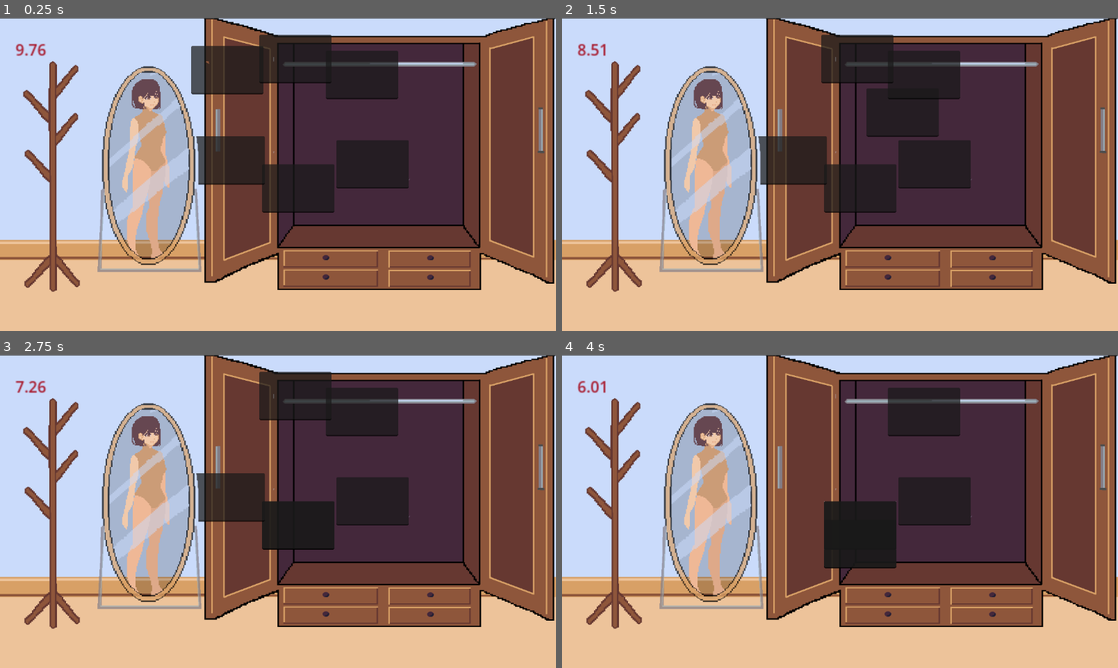
Above: before the commit, frames 1-4 (two rows, left to right).
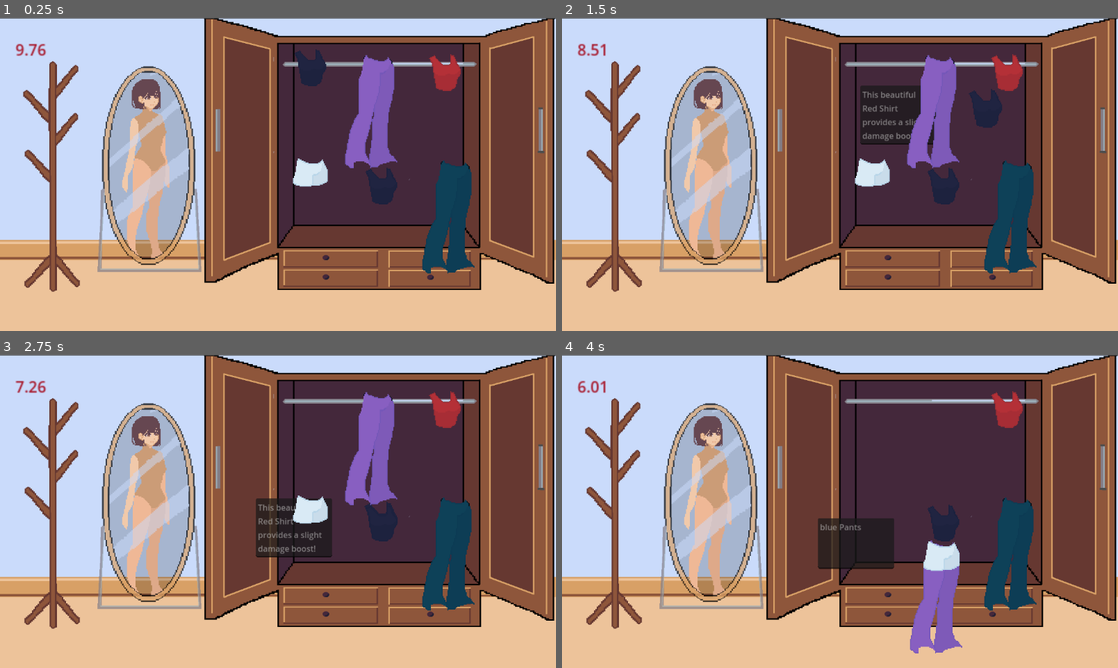
Above: after the commit, the same moments.

Repository: tyler-ross26/Dress-To-Aggress
Game: Godot game, scene res://Scenes/DressUp.tscn
The game is run twice, just before and just after one commit, with the same random seed, the same clock (stepped at 60 frames per second) and the same inputs.
Inputs (mouse positions are in pixels of both pictures, inside the frame that each line leads up to):
- Up to frame 1 (0.25 s): no input
- Up to frame 2 (1.5 s): tap Enter at 0.5 s; drag from (873, 102) to (1006, 105) at 0.52 s; tap Space (Space) at 1.25 s; drag from (1006, 105) to (945, 221) at 1.27 s
- Up to frame 3 (2.75 s): tap Enter at 2 s; hold S (Key_S) from 2.03 s (still down); click (383, 558) at 2.17 s
- Up to frame 4 (4 s): release S (Key_S) at 2.75 s; tap Space (Space) at 2.75 s; drag from (940, 408) to (945, 558) at 2.77 s; tap Enter at 3.5 s; drag from (878, 511) to (945, 558) at 3.52 s

The runs differ from the first frame. In frame 1, 15% of the frame differs, in the area x 34-86%, y 5-82%; in frame 2, 14%; in frame 3, 12%; in frame 4, 10%.
Error before the commit: Parse Error: Could not parse global class "Wearable" from "res://Scripts/Wearable.gd". (res://Scenes/object.gd:12)

Commit message:
Small Fix

Diff:
--- a/Scripts/Wearable.gd
+++ b/Scripts/Wearable.gd
@@ -129,9 +129,6 @@
 func get_punch_pose1() -> Texture2D:
 	return punchPose1
 
-func get_block_pose() -> Texture2D:
-	return blockPose
-
 func get_hurt_pose() -> Texture2D:
 	return hurtPose
 
Not shown, changed: Assets/OutfitSaveFile.txt
Not shown: 1 places in Assets/Resources/bluePants.tres that only renumber resources
Not shown: 1 places in Scenes/DressUp.tscn that only renumber resources
Not shown, added: Scenes/object.tscn62833869.tmp
